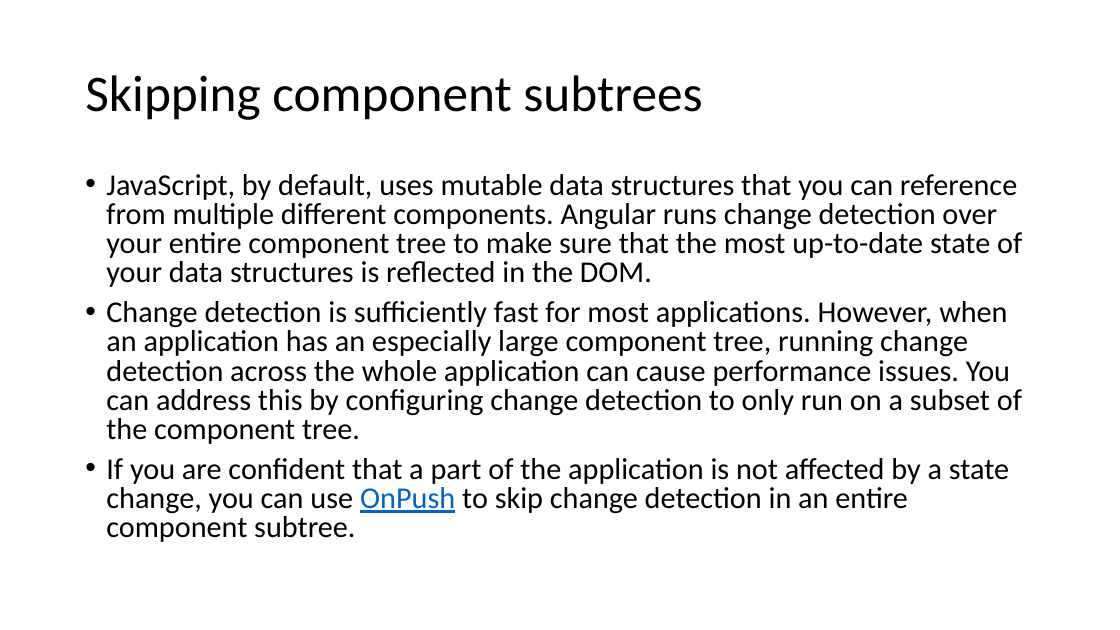
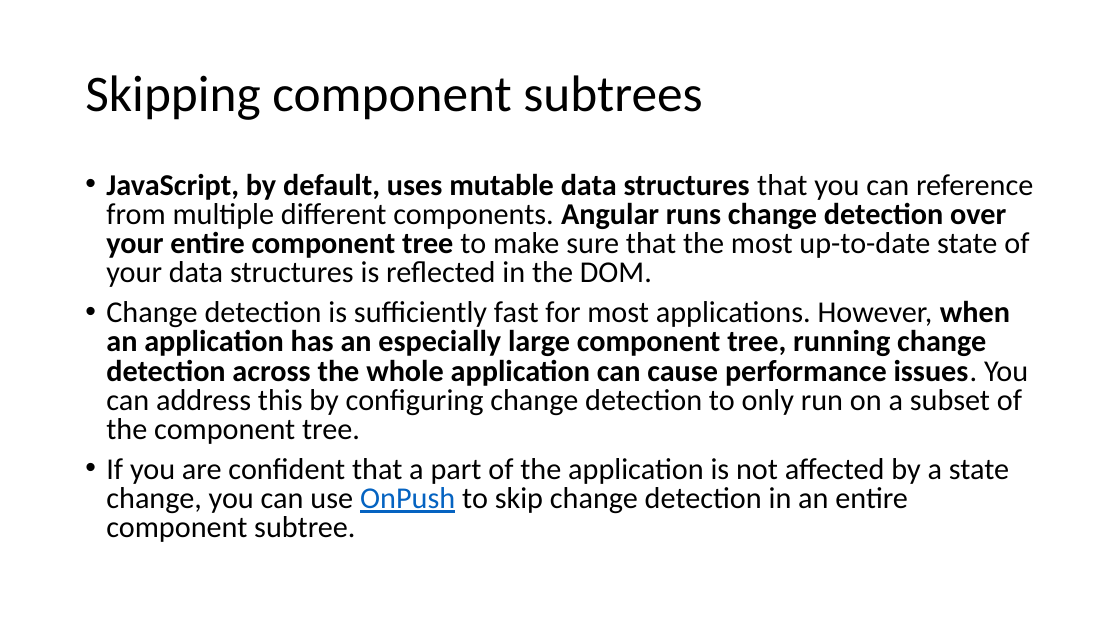
Before and after one commit to marius-oprea/onPush, a slide deck: slide 7 of presentation/Presentation.pptx. Drawn at 1120x630 pixels with LibreOffice and Linux fonts; fonts in the diff are those of the drawing. Boxes give left, top, right and bottom in pixels: in the first picture for what was removed or moved away, otherwise in the second. Text is boxed around its words. In the diff, an @@ line names an element or a change of style, - is before the commit and + after.

```diff
--- a/presentation/Presentation.pptx
+++ b/presentation/Presentation.pptx
@@ text at [106,173,1033,444]: bold on in "JavaScript, by default, uses mutable data structures ...", "when an application has an especially large ..." @@
```
Also in this commit, not shown: 2 other slides changed, 1 slide added, 3 other files.
